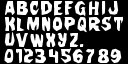
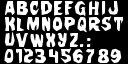
Before/after of a 128px x 64px layered artwork. What changed in the layer stack:
painted on "abcdefghij ..." over [87, 38, 91, 47]
